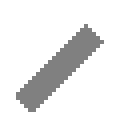
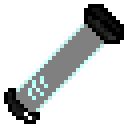
Before/after of a (128, 128) layered artwork. What changed in the layer stack:
added layer "cell_empty.png" above "cell_fluid_mask.png" over [left=4, top=4, right=124, bottom=124]
